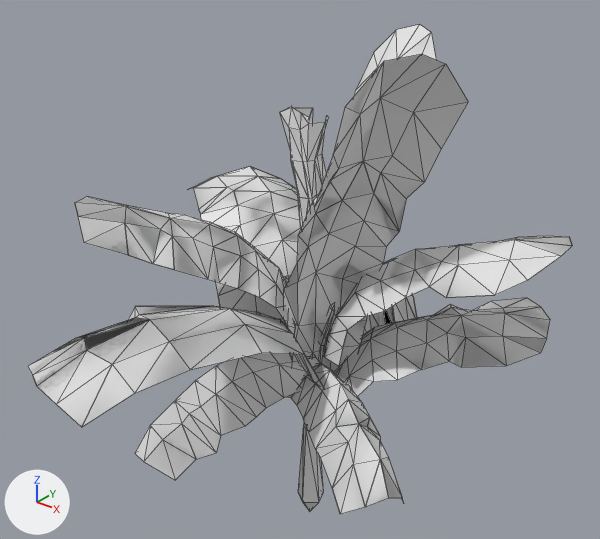
One commit to the OBJ model GameEngine_Android/app/src/main/res/raw/banana_tree.obj: the scene before it, then after it.
Rendered twice from a camera (50 mm lens) standing at (5.04, -6.54, 7.11) and looking at (-0.2, 0.0, 3.06). Lighting does not change. The marker at lower left points along +X, +Y and +Z. Mesh edges are drawn as thin lines. Where no turn or scale is listed for an object, it has been applied to the vertices.

Script lines for the objects in view, before the commit:
```python
me_bananatre0 = bpy.data.meshes.new('Bananatre0')
me_bananatre0.from_pydata(...)  # 17 vertices, 30 faces; spans x -0.15..0.17, y -0.21..0.11, z -0.29..2.12
me_bananatree = bpy.data.meshes.new('Bananatree')
me_bananatree.from_pydata(...)  # 964 vertices, 1524 faces; spans x -3.0..2.62, y -3.13..2.73, z 0.62..5.73
ob_bananatre0 = bpy.data.objects.new('Bananatre0', me_bananatre0)
ob_bananatre0.location = (0.0, 0.0, 0.0)
ob_bananatree = bpy.data.objects.new('Bananatree', me_bananatree)
ob_bananatree.location = (0.0, 0.0, 0.0)
```
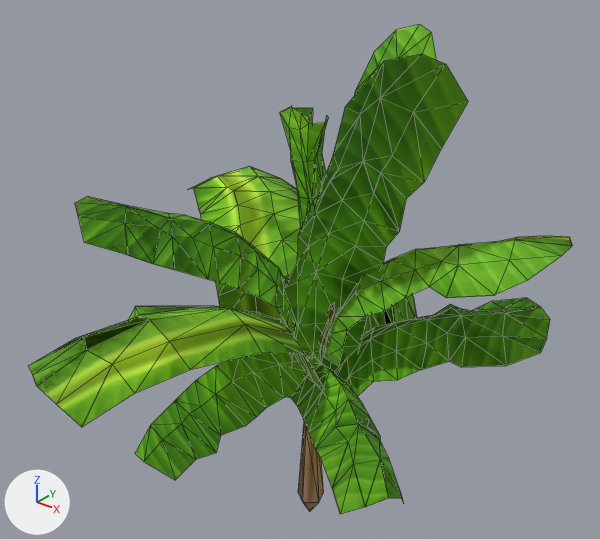
The edits, one by one:
Picture 'banana_tree_leaf.png' (img_banana_tree_leaf_png) is new.
Picture 'banana_tree_trunk.png' (img_banana_tree_trunk_png) is new.
Material 'Leaf' (mat_leaf) is new.
Its texture is img_banana_tree_leaf_png.
Its roughness is 1.0.
Material 'Trunk' (mat_trunk) is new.
Its texture is img_banana_tree_trunk_png.
Its roughness is 1.0.
me_bananatre0 has 17 vertices, 30 faces and spans x -0.15..0.17, y -0.21..0.11, z -0.29..2.12.
me_bananatre0 now uses material mat_trunk (picture img_banana_tree_trunk_png).
me_bananatree has 964 vertices, 1524 faces and spans x -3.0..2.62, y -3.13..2.73, z 0.62..5.73.
me_bananatree now uses material mat_leaf (picture img_banana_tree_leaf_png).

Pixel boxes (x1, y1, x2, y2) of what changed, in the pictures (600 x 539 px):
'Bananatree', recoloured (grey to green): (28, 25, 572, 514) in both
'Bananatre0', recoloured (grey to brown): (298, 422, 324, 512) in both
